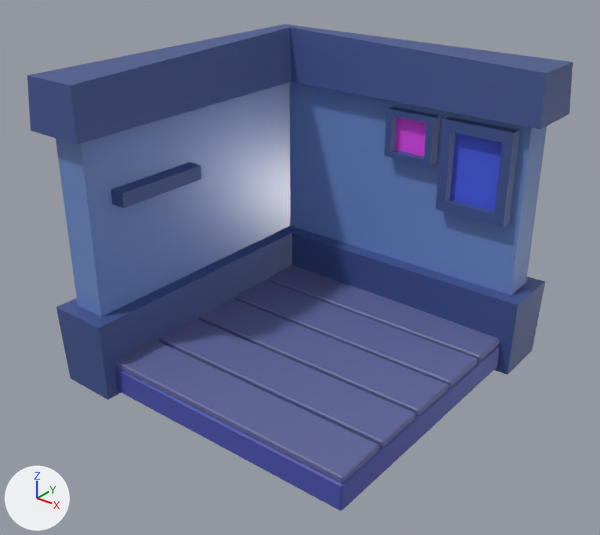
The OBJ model project/data/stanzetta/stanzetta.obj, before and after one commit.
Before and after are seen from a 50 mm camera at (12.33, -15.9, 12.14) aimed at (-0.39, 0.01, 2.28). Arrows for +X, +Y and +Z are at lower left; the lights stay in place. Where no turn or scale is listed for an object, it has been applied to the vertices. Vertices at the same position are counted once.

Script lines for the objects in view, before the commit:
```python
mat_tb_wall = principled_material('TB_Wall')
mat_tb_wall.base_color = (0.0536, 0.0914, 0.281)  # blue #415590
mat_wall = principled_material('Wall')
mat_wall.base_color = (0.158, 0.268, 0.604)  # blue #6f8dcc
mat_wall.roughness = 0.25
mat_wood = principled_material('Wood')
mat_wood.base_color = (0.128, 0.144, 0.338)  # blue #646a9d
me_cube_cube_001 = bpy.data.meshes.new('Cube_Cube.001')
me_cube_cube_001.from_pydata(...)  # 96 vertices, 80 faces; spans x -5.41..4.41, y -4.41..5.41, z -1.3..7.76
# faces by material slot: [72, 6, 1, 1]
me_cube_cube_001.materials.append(mat_tb_wall)  # blue #415590
me_cube_cube_001.materials.append(mat_wall)  # blue #6f8dcc
me_cube_cube_001.materials.append(mat_foto1)  # blue #4a60e7
me_cube_cube_001.materials.append(mat_foto2)  # pink #e64bf0
# before: 76 (-0.19, 4.0, 4.56), 77 (-0.19, 4.0, 5.92) at pixel (393, 106), 78 (1.34, 4.0, 5.92) at pixel (440, 115), 79 (1.34, 4.0, 4.56) at pixel (436, 163), 80 (1.13, 3.65, 5.77) at pixel (426, 122)
# before: 81 (1.13, 3.65, 4.71) at pixel (424, 159), 82 (0.02, 3.65, 4.71) at pixel (390, 151), 83 (0.02, 3.65, 5.77) at pixel (392, 115), 84 (1.34, 3.65, 5.92) at pixel (433, 118), 85 (1.34, 3.65, 4.56) at pixel (430, 166)
# before: 86 (-0.19, 3.65, 4.56) at pixel (384, 155), 87 (-0.19, 3.65, 5.92) at pixel (386, 109), 88 (1.13, 4.06, 5.77), 89 (1.13, 4.06, 4.71), 90 (0.02, 4.06, 4.71)
# before: 91 (0.02, 4.06, 5.77)
me_plane = bpy.data.meshes.new('Plane')
me_plane.from_pydata(...)  # 24 vertices, 26 faces; spans x -4.0..4.0, y -4.0..4.0, z -1.03..-0.23
me_plane.materials.append(mat_floor)  # blue #4b53ae
me_plane_001 = bpy.data.meshes.new('Plane.001')
me_plane_001.from_pydata(...)  # 120 vertices, 130 faces; spans x -4.01..3.99, y -3.97..3.93, z -0.22..-0.02
me_plane_001.materials.append(mat_wood)  # blue #646a9d
ob_cube_cube_001 = bpy.data.objects.new('Cube_Cube.001', me_cube_cube_001)
ob_cube_cube_001.location = (0.0, 0.0, 0.0)
ob_plane = bpy.data.objects.new('Plane', me_plane)
ob_plane.location = (0.0, 0.0, 0.0)
ob_plane_001 = bpy.data.objects.new('Plane.001', me_plane_001)
ob_plane_001.location = (0.0, 0.0, 0.0)
```
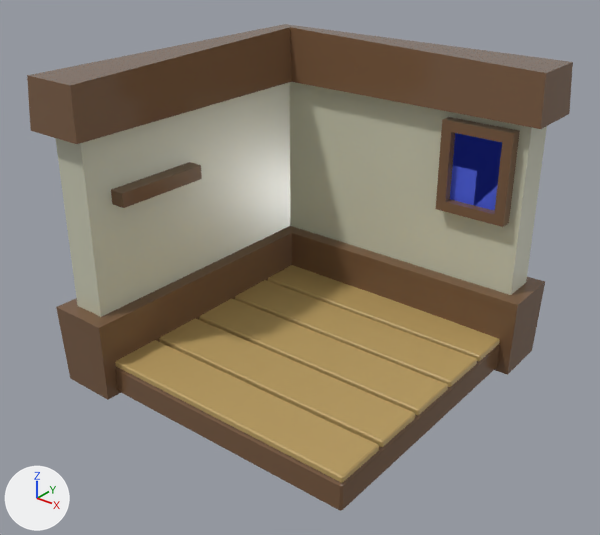
Changed parts and their boxes [x1, y1, x2, y2] in the pictures (600 x 535 px):
'Cube_Cube.001', recoloured, reshaped: [27, 24, 573, 400] in both
'Plane.001', recoloured (blue to brown): [115, 265, 500, 483] in both
'Plane', recoloured (blue to brown): [115, 345, 499, 511] in both
part 1 of me_cube_cube_001, deleted (pink): before [395, 117, 426, 156]
part 2 of me_cube_cube_001, deleted (blue): before [384, 107, 440, 166]

What changed in the scene script:
```text
Change mat_tb_wall:
    mat_tb_wall.base_color: (0.0536, 0.0914, 0.281) -> (0.184, 0.0995, 0.0507)  # blue #415590 -> brown #775940
Change mat_wall:
    mat_wall.base_color: (0.158, 0.268, 0.604) -> (0.603, 0.604, 0.468)  # blue #6f8dcc -> light grey #ccccb6
Change mat_wood:
    mat_wood.base_color: (0.128, 0.144, 0.338) -> (0.497, 0.343, 0.124)  # blue #646a9d -> orange #bb9e63
Change me_cube_cube_001:
    where me_cube_cube_001.from_pydata(...)  # 96 vertices, 80 faces; spans x -5.41..4.41, y -4.41..5.41, z -1.3..7.76
    used by ob_cube_cube_001; location = (0.0, 0.0, 0.0)
    verts and faces of me_cube_cube_001; kept vertices keep their numbers, new ones are numbered from 96
    me_cube_cube_001 part 1: the loose piece of 4 vertices spanning x -0.07..1.23, y 3.89, z 4.66..5.82 is deleted
    me_cube_cube_001 part 2
    add delete_vertices([*range(76, 88)])  # with the faces that use them
    remove me_cube_cube_001.materials.append(mat_foto2)  # pink #e64bf0
```
